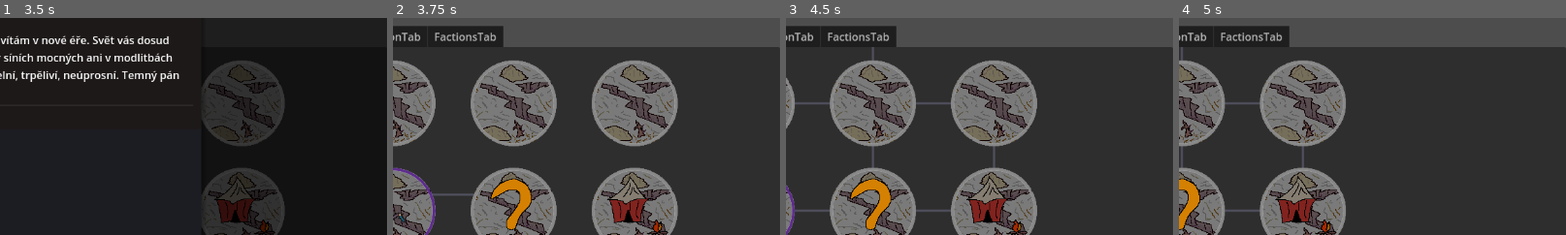
Above: before the commit, frames 1-4 (left to right).
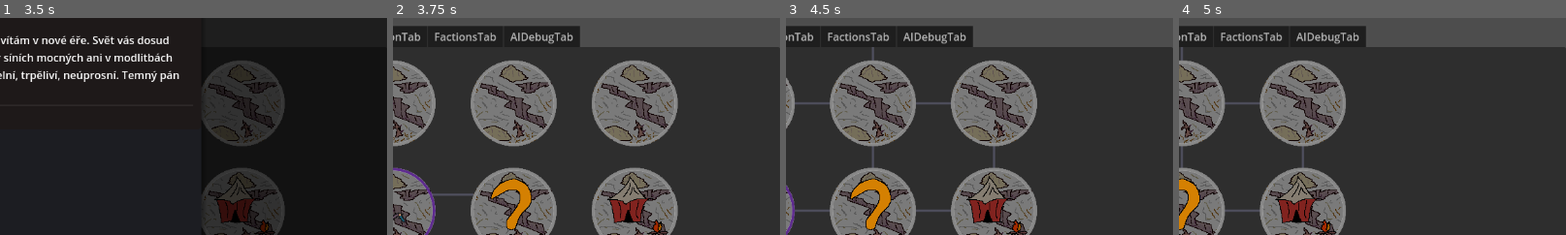
Above: after the commit, the same moments.

Repository: HannibalCZ/dark-lord
Game: Godot game, scene res://scenes/Main.tscn
Same seed, same stepped clock (60 frames per second), same inputs: the game is played once before the commit and once after it.
Inputs (mouse positions are % of the whole screen's width and height, from its top left):
- Up to frame 1 (3.5 s): click "Dalsi tah" at 0.5 s; click "🗡" at 1.25 s; click "✨" at 2 s; click (34, 13) at 2.77 s
- Up to frame 2 (3.75 s): click "Rozumim" at 3.5 s
- Up to frame 3 (4.5 s): tap Enter at 4.25 s; move the mouse to (72, 45) at 4.27 s; hold D from 4.28 s (still down); click (72, 45) at 4.42 s
- Up to frame 4 (5 s): keep holding D
The pictures show only the part of the screen within x 50-100%, y 18-68%; the shares and areas given below are measured in that part.

Frame 1 is identical in both runs. In frame 2, 1.8% of the frame differs, in the area x 28-49%, y 3-14%; in frame 3, 1.8%; in frame 4, 1.8%.
Error after the commit: Parse Error: No constructor of "float" matches the signature "float(Dictionary)". (res://scripts/ui/AIDebugTab.gd:80)

Commit message:
feat(v0.06): WorldAI debug tab — score breakdown + AIDebugTab
_calculate_action_score() nově vrací Dictionary { score, base, breakdown }
místo float. _process_actor() aktualizován pro nový formát; reason string
u threshold přepnutí obsahuje delta. last_decision_log rozšířen o breakdowns.
ReplayTab opraven pro nový formát scores. Nový AIDebugTab zobrazuje per-aktér
utility breakdown s ✓/✗ podmínkami, vítěznou akcí a důvodem přepnutí.

Co-Authored-By: Claude Sonnet 4.6 <noreply@anthropic.com>

Diff:
--- a/managers/WorldAIManager.gd
+++ b/managers/WorldAIManager.gd
@@ -43,7 +43,7 @@
 	var actions: Dictionary = profile.get("actions", {})
 	var threshold: float = profile.get("plan_switch_threshold", 0.25)
 
-	# Vypočítej skóre pro všechny akce
+	# Vypočítej skóre pro všechny akce — každé je Dictionary { score, base, breakdown }
 	var scores: Dictionary = {}
 	for action_key in actions.keys():
 		scores[action_key] = _calculate_action_score(action_key, actions[action_key], actor.faction_id)
@@ -52,35 +52,43 @@
 	var best_action: String = ""
 	var best_score: float = -1.0
 	for action_key in scores.keys():
-		if scores[action_key] > best_score:
-			best_score = scores[action_key]
+		var s: float = scores[action_key]["score"]
+		if s > best_score:
+			best_score = s
 			best_action = action_key
 
 	# Plan persistence — přepni pouze pokud rozdíl překročí threshold
 	var should_switch: bool = false
+	var reason: String
 	if actor.current_plan == "":
 		should_switch = true
+		reason = "nový plán"
 	elif best_action != actor.current_plan:
-		var current_score: float = scores.get(actor.current_plan, 0.0)
-		should_switch = (best_score - current_score) > threshold
-
-	# Zaloguj rozhodnutí — designer vidí skóre všech akcí a důvod přepnutí
-	var reason: String
-	if should_switch and actor.current_plan != "":
-		reason = "threshold překročen"
-	elif actor.current_plan == "":
-		reason = "nový plán"
+		var current_score: float = scores.get(actor.current_plan, {"score": 0.0}).get("score", 0.0)
+		var delta: float = best_score - current_score
+		if delta > threshold:
+			should_switch = true
+			reason = "threshold překročen (rozdíl %.2f > %.2f)" % [delta, threshold]
+		else:
+			reason = "pokračuje v plánu"
 	else:
 		reason = "pokračuje v plánu"
 
+	# Extrahuj breakdowns pro pohodlný přístup z debug UI
+	var breakdowns: Dictionary = {}
+	for action_key in scores.keys():
+		breakdowns[action_key] = scores[action_key].get("breakdown", [])
+
+	# Zaloguj rozhodnutí — designer vidí skóre všech akcí a důvod přepnutí
 	actor.last_decision_log = {
 		"turn": game_state.turn,
 		"faction": actor.faction_id,
 		"scores": scores,
+		"breakdowns": breakdowns,
 		"current_plan": actor.current_plan,
 		"best_action": best_action,
 		"switched": should_switch,
-		"reason": reason
+		"reason": reason,
 	}
 
 	if should_switch:
@@ -173,17 +181,27 @@
 # Utility scoring
 # ---------------------------------------------------------------------------
 
-# Vypočítá výsledné utility skóre akce aplikací všech score_modifiers.
-# Modifikátory se násobí v pořadí — podmínky jsou nezávislé, ne exkluzivní.
-func _calculate_action_score(action_key: String, action_def: Dictionary, faction_id: String) -> float:
-	var score: float = action_def.get("base_score", 0.0)
-	var modifiers: Array = action_def.get("score_modifiers", [])
-	for modifier in modifiers:
+# Vypočítá utility skóre akce. Vrací Dictionary: { score, base, breakdown }.
+# breakdown je Array kroků — každý krok zaznamenává stav před/po aplikaci multiplikátoru.
+func _calculate_action_score(action_key: String, action_def: Dictionary, faction_id: String) -> Dictionary:
+	var base: float = action_def.get("base_score", 0.0)
+	var score: float = base
+	var breakdown: Array = []
+	for modifier in action_def.get("score_modifiers", []):
 		var condition: String = modifier.get("condition", "")
 		var multiplier: float = modifier.get("multiplier", 1.0)
-		if _evaluate_condition(condition, faction_id):
-			score *= multiplier
-	return score
+		var met: bool = _evaluate_condition(condition, faction_id)
+		var score_after: float = score * multiplier if met else score
+		breakdown.append({
+			"condition": condition,
+			"met": met,
+			"multiplier": multiplier,
+			"score_before": score,
+			"score_after": score_after,
+		})
+		if met:
+			score = score_after
+	return {"score": score, "base": base, "breakdown": breakdown}
 
 # Vyhodnotí condition string formátu "stat op value" (např. "heat > 25").
 # Při neplatném formátu vrátí false a zaloguje warning — nikdy nezpůsobí crash.
--- a/scenes/Main.tscn
+++ b/scenes/Main.tscn
@@ -10,6 +10,7 @@
 [ext_resource type="PackedScene" path="res://scenes/ui/ProgressionTab.tscn" id="7_ptab"]
 [ext_resource type="PackedScene" path="res://scenes/ui/FactionsTab.tscn" id="8_ftab"]
 [ext_resource type="PackedScene" path="res://scenes/ui/AlertBar.tscn" id="9_alertbar"]
+[ext_resource type="PackedScene" uid="uid://c_aidebug_tscn" path="res://scenes/ui/AIDebugTab.tscn" id="10_aidebug"]
 
 [node name="Main" type="Control"]
 layout_mode = 3
@@ -74,6 +75,11 @@
 layout_mode = 2
 metadata/_tab_index = 6
 
+[node name="AIDebugTab" parent="VBoxContainer/TabContainer" instance=ExtResource("10_aidebug")]
+visible = false
+layout_mode = 2
+metadata/_tab_index = 7
+
 [node name="CouncilPanel" parent="." instance=ExtResource("6_council")]
 
 [connection signal="clear_highlights_requested" from="VBoxContainer/AlertBar" to="VBoxContainer/TabContainer/MapTab" method="clear_alert_highlights"]
--- /dev/null
+++ b/scenes/ui/AIDebugTab.tscn
@@ -0,0 +1,25 @@
+[gd_scene load_steps=2 format=3 uid="uid://c_aidebug_tscn"]
+
+[ext_resource type="Script" uid="uid://c_aidebug_gd" path="res://scripts/ui/AIDebugTab.gd" id="1_aidebug"]
+
+[node name="AIDebugTab" type="Control"]
+layout_mode = 3
+anchors_preset = 15
+anchor_right = 1.0
+anchor_bottom = 1.0
+grow_horizontal = 2
+grow_vertical = 2
+script = ExtResource("1_aidebug")
+
+[node name="ScrollContainer" type="ScrollContainer" parent="."]
+layout_mode = 1
+anchors_preset = 15
+anchor_right = 1.0
+anchor_bottom = 1.0
+grow_horizontal = 2
+grow_vertical = 2
+
+[node name="ActorsContainer" type="VBoxContainer" parent="ScrollContainer"]
+layout_mode = 2
+size_flags_horizontal = 3
+theme_override_constants/separation = 8
--- /dev/null
+++ b/scripts/ui/AIDebugTab.gd
@@ -0,0 +1,102 @@
+# scripts/ui/AIDebugTab.gd
+# Debug tab — zobrazuje WorldAI utility scoring breakdown pro každého aktéra.
+# Znovu se builduje po každém game_updated signálu.
+extends Control
+
+@onready var actors_container: VBoxContainer = $ScrollContainer/ActorsContainer
+
+func _ready() -> void:
+	var parent = get_parent()
+	if parent is TabContainer:
+		parent.set_tab_title(parent.get_tab_idx_from_control(self), "⚙ AI Debug")
+	GameState.game_updated.connect(_refresh)
+	_refresh()
+
+func _refresh() -> void:
+	for child in actors_container.get_children():
+		child.queue_free()
+
+	if not GameState.world_ai_manager:
+		return
+
+	var snapshots: Array = GameState.world_ai_manager.get_all_actor_snapshots()
+	for snapshot in snapshots:
+		actors_container.add_child(_build_block(snapshot))
+
+func _build_block(snapshot: Dictionary) -> PanelContainer:
+	var card := PanelContainer.new()
+	var style := StyleBoxFlat.new()
+	style.bg_color = Color("#1a1a2e")
+	style.content_margin_left = 10.0
+	style.content_margin_right = 10.0
+	style.content_margin_top = 8.0
+	style.content_margin_bottom = 8.0
+	card.add_theme_stylebox_override("panel", style)
+	card.size_flags_horizontal = Control.SIZE_EXPAND_FILL
+
+	var label := RichTextLabel.new()
+	label.bbcode_enabled = true
+	label.fit_content = true
+	label.size_flags_horizontal = Control.SIZE_EXPAND_FILL
+	label.add_theme_font_size_override("normal_font_size", 11)
+	label.add_theme_font_size_override("bold_font_size", 12)
+	card.add_child(label)
+
+	label.text = _format_snapshot(snapshot)
+	return card
+
+func _format_snapshot(snapshot: Dictionary) -> String:
+	var faction_id: String = snapshot.get("faction_id", "?")
+	var active_plan: String = snapshot.get("active_plan", "—")
+	var plan_turn: int = snapshot.get("plan_turn", 0)
+	var log: Dictionary = snapshot.get("log", {})
+
+	if log.is_empty():
+		return "[b]═══ %s ═══[/b]\nČekám na první tah..." % faction_id.to_upper()
+
+	var turn: int = log.get("turn", 0)
+	var switched: bool = log.get("switched", false)
+	var reason: String = log.get("reason", "?")
+	var scores: Dictionary = log.get("scores", {})
+	var breakdowns: Dictionary = log.get("breakdowns", {})
+	var best_action: String = log.get("best_action", "")
+
+	var lines: Array = []
+	lines.append("[b]═══ %s [T%d] ═══[/b]" % [faction_id.to_upper(), turn])
+	lines.append("Aktivní plán: [b]%s[/b]  (od T%d, switched: %s)" % [active_plan, plan_turn, str(switched)])
+	lines.append("Důvod: %s" % reason)
+	lines.append("")
+
+	# Seřaď sestupně podle skóre
+	var action_keys: Array = scores.keys()
+	action_keys.sort_custom(func(a, b):
+		var sa: float = scores[a].get("score", 0.0) if scores[a] is Dictionary else float(scores[a])
+		var sb: float = scores[b].get("score", 0.0) if scores[b] is Dictionary else float(scores[b])
+		return sa > sb
+	)
+
+	for action_key in action_keys:
+		var score_dict: Dictionary = scores.get(action_key, {})
+		var final_score: float = score_dict.get("score", 0.0) if score_dict is Dictionary else float(score_dict)
+		var base_score: float = score_dict.get("base", 0.0) if score_dict is Dictionary else 0.0
+		var breakdown: Array = breakdowns.get(action_key, [])
+		var is_winner: bool = (action_key == best_action)
+
+		var header_color: String = "#ffd700" if is_winner else "#cccccc"
+		var winner_str: String = "  [color=#ffd700]← VÍTĚZ[/color]" if is_winner else ""
+		lines.append("[color=%s][b]  %s[/b][/color]   výsledek: %.2f%s" % [header_color, action_key.to_upper(), final_score, winner_str])
+		lines.append("    base:   %.2f" % base_score)
+
+		for step in breakdown:
+			var cond: String = step.get("condition", "")
+			var met: bool = step.get("met", false)
+			var mult: float = step.get("multiplier", 1.0)
+			var score_after: float = step.get("score_after", 0.0)
+			var check: String = "[color=#7cfc00]✓[/color]" if met else "[color=#ff6347]✗[/color]"
+			var mult_color: String = "#ffffff" if met else "#666666"
+			var result_str: String = "%.2f" % score_after if met else "(nesplněno)"
+			lines.append("    %s %s [color=%s]×%.1f[/color]  →  %s" % [check, cond, mult_color, mult, result_str])
+
+		lines.append("")
+
+	return "\n".join(lines)
--- a/scripts/ui/ReplayTab.gd
+++ b/scripts/ui/ReplayTab.gd
@@ -58,7 +58,8 @@
 		# Seřaď akce sestupně podle skóre
 		var pairs: Array = []
 		for action_key in scores.keys():
-			pairs.append([action_key, scores[action_key]])
+			var s: float = scores[action_key].get("score", 0.0) if scores[action_key] is Dictionary else float(scores[action_key])
+			pairs.append([action_key, s])
 		pairs.sort_custom(func(a, b): return a[1] > b[1])
 
 		var score_parts: Array[String] = []
Not shown: 1 places in scenes/Main.tscn that only renumber resources
